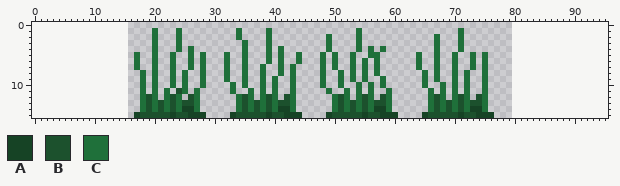
One commit to this sprite sheet: Art/environment/tall_grass_sway_left.png. Above, as it was before the edit.
The file is 64x16 pixels. The old version is drawn lined up with the new one, on the new canvas.
Palette (. is transparent): A #164325  B #1c512d  C #1f703a
Pixels before, first column x 17:
 1 ...C...C.........C....C..............C................C.....
 2 ...C...C.........C....C.........C....C............C...C.....
 3 ...C...C..........C...C.........C....C............C...C.....
 4 ...C...C.C........C...C.C.......C....C.C.C........C...C.....
 5 C..C..C..C.C...C..C...C.C..C...C.C..C..CC......C..C..C..C.C.
 6 C..C..C..C.C...C..C...C.C..C...C.C..C.C.C......C..C..C..C.C.
 7 C..C..C..C.C...C..C..C..C.C....C.C..C.C.C......C..C..C..C.C.
 8 .C.C..C.C..C...C..C..C..C.C....C..C.C.C.C.......C.C..C.C..C.
 9 .C.C..C.C..C...C..C..C.C..C....C..C.C.C..C......C.C..C.C..C.
10 .C.C..C.C..C....C.C..C.C..C....C..C..C.C.C......C..C.C.C..C.
11 .C.C.C.BC.C.....C..C.C.C..C.....C..C.C.C..C......C.C.C.C..C.
12 .CBC.CBC.BC......CBC.CBC.BC......CBC.CBC.BC......CBC.CBC.BC.
13 .CBCBCBCBBC......CBCBCBCBBC......CBCBCBCBBC......CBCBCBCBBC.
14 .CBCBCBCAAC......CBCBCBCAAC......CBCBCBCAAC......CBCBCBCAAC.
15 ABBBBBABBAAA....ABBBBBABBAAA....ABBBBBABBAAA....ABBBBBABBAAA
New version:
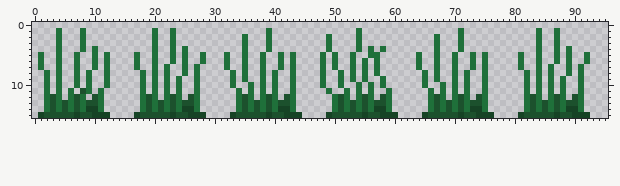
Difference:
canvas 64x16 -> 96x16, the old top-left corner now at 16,0
The author put colour A in row 14 at x 9 to 10 and 89 to 90; in row 15 at x 1, 7, 10 to 12, 81, 87 and 90 to 92.
The author put colour B in row 11 at x 8; in row 12 at x 3, 7, 10, 83, 87 and 90; in row 13 at x 3, 5, 7, 9 to 10, 83, 85, 87 and 89 to 90; in row 14 at x 3, 5, 7, 83, 85 and 87; in row 15 at x 2 to 6, 8 to 9, 82 to 86 and 88 to 89.
The author put colour C in row 1 at x 4, 8, 23, 84 and 87; in row 2 at x 4, 8, 23, 35, 84 and 87; in row 3 at x 4, 8, 23, 84 and 87; in row 4 at x 4, 8, 10, 23, 25, 84, 87 and 89; in rows 5 to 6 at x 1, 4, 7, 10, 12, 25, 38, 43, 81, 84, 87, 89 and 92; in row 7 at x 1, 4, 7, 10, 12, 22, 25, 27, 81, 84, 86, 89 and 91.
The author put colour C in row 8 at x 2, 4, 7, 9, 12, 22, 27, 33, 40, 82, 84, 86, 89 and 91; in row 9 at x 2, 4, 7, 9, 12, 22, 24, 27, 33, 82, 84, 86, 88 and 91; in row 10 at x 2, 4, 7, 9, 12, 22, 24, 27, 36, 82, 84, 86, 88 and 91; in row 11 at x 2, 4, 6, 9, 11, 34, 82, 84, 86, 88 and 91; in rows 12 to 14 at x 2, 4, 6, 8, 11, 82, 84, 86, 88 and 91.
Colour B becomes colour C in row 11 at x 24.
Colour C is removed in rows 1 to 2 at x 24 and 34; in row 3 at x 24; in row 4 at x 24, 26 and 41; in rows 5 to 6 at x 26, 39 and 44; in row 7 at x 23, 26 and 28; in row 8 at x 23, 28, 32 and 41.
Colour C is removed in row 9 at x 23, 25, 28 and 32; in row 10 at x 23, 25, 28 and 35; in row 11 at x 25 and 33.
Boxes around the changes in both pictures, in picture pixels (x1, y1, x2, y2):
added: (38, 28, 110, 118)
changed: (164, 28, 302, 94)
added: (518, 28, 590, 118)
